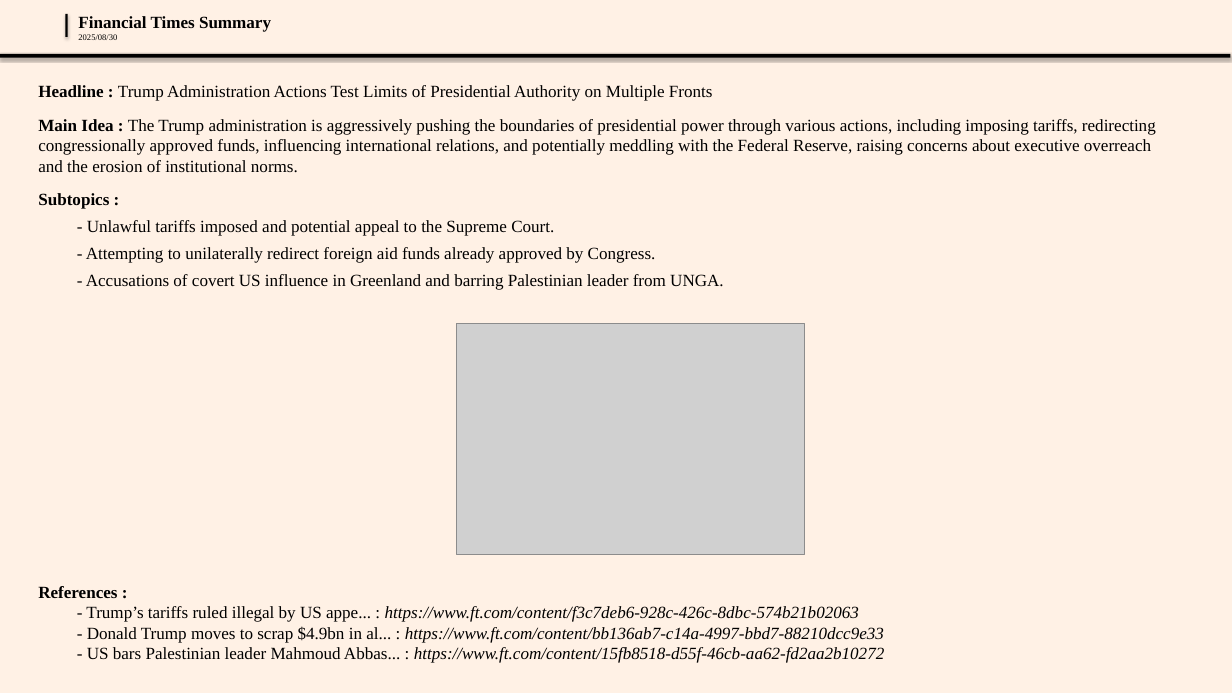
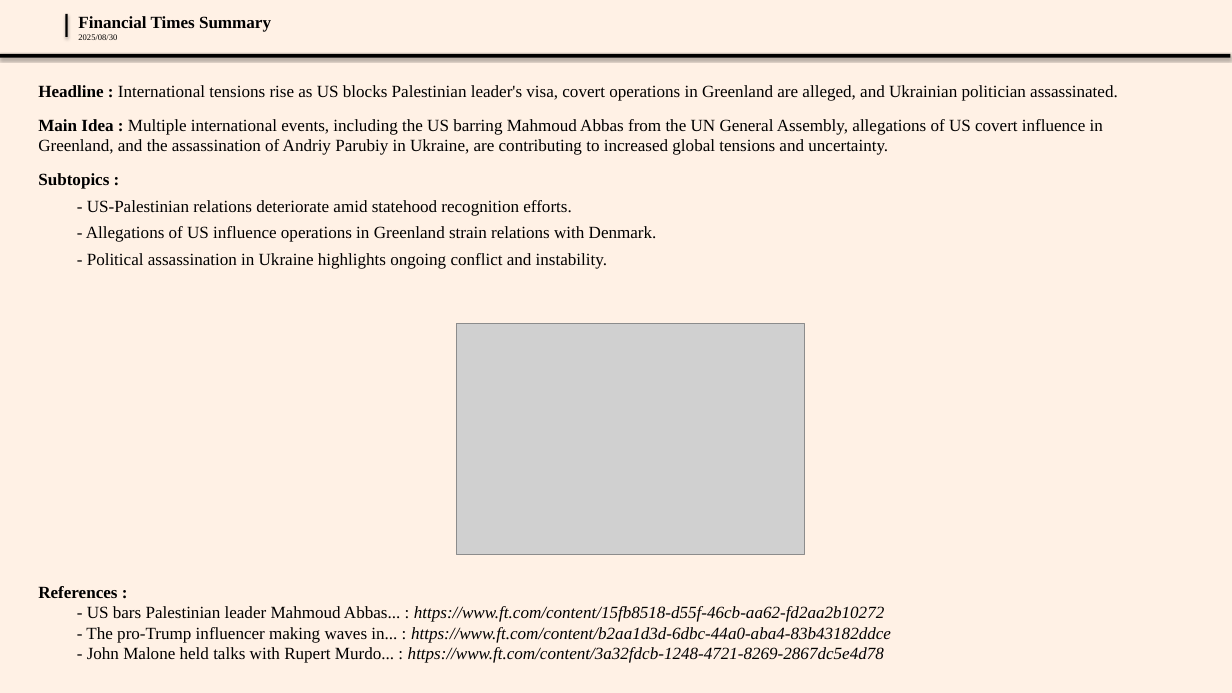
Before and after one commit to AhmedTioual/ft_scraper, a slide deck: slide 4 of data/presentations/themes_presentation_2025-08-30.pptx (slide 2 before the commit). Drawn at 1232x693 pixels with LibreOffice and Linux fonts; fonts in the diff are those of the drawing; grey boxes stand for pictures; background and template pictures are left out. Boxes give left, top, right and bottom in pixels: in the first picture for what was removed or moved away, otherwise in the second. Text is boxed around its words. In the diff, an @@ line names an element or a change of style, - is before the commit and + after.

```diff
--- a/data/presentations/themes_presentation_2025-08-30.pptx
+++ b/data/presentations/themes_presentation_2025-08-30.pptx
@@ text at bbox=[38, 85, 1118, 155]: text changed @@
-Headline : Trump Administration Actions Test Limits of Presidential Authority on Multiple Fronts
-Main Idea : The Trump administration is aggressively pushing the boundaries of presidential power through various actions, including imposing tariffs, redirecting congressionally approved funds, influencing international relations, and potentially meddling with the Federal Reserve, raising concerns about executive overreach and the erosion of institutional norms.
+Headline : International tensions rise as US blocks Palestinian leader's visa, covert operations in Greenland are alleged, and Ukrainian politician assassinated.
+Main Idea : Multiple international events, including the US barring Mahmoud Abbas from the UN General Assembly, allegations of US covert influence in Greenland, and the assassination of Andriy Parubiy in Ukraine, are contributing to increased global tensions and uncertainty.
@@ text at bbox=[86, 200, 657, 269]: text changed @@
-  - Unlawful tariffs imposed and potential appeal to the Supreme Court.
-  - Attempting to unilaterally redirect foreign aid funds already approved by Congress.
-  - Accusations of covert US influence in Greenland and barring Palestinian leader from UNGA.
+  - US-Palestinian relations deteriorate amid statehood recognition efforts.
+  - Allegations of US influence operations in Greenland strain relations with Denmark.
+  - Political assassination in Ukraine highlights ongoing conflict and instability.
@@ text at bbox=[86, 606, 884, 643]: paragraphs removed @@
-  - Trump’s tariffs ruled illegal by US appe... : https://www.ft.com/content/f3c7deb6-928c-426c-8dbc-574b21b02063
-  - Donald Trump moves to scrap $4.9bn in al... : https://www.ft.com/content/bb136ab7-c14a-4997-bbd7-88210dcc9e33
@@ text at bbox=[86, 627, 891, 663]: paragraphs added @@
+  - The pro-Trump influencer making waves in... : https://www.ft.com/content/b2aa1d3d-6dbc-44a0-aba4-83b43182ddce
+  - John Malone held talks with Rupert Murdo... : https://www.ft.com/content/3a32fdcb-1248-4721-8269-2867dc5e4d78
```
Also in this commit, not shown: 2 other slides changed, 4 slides added.
